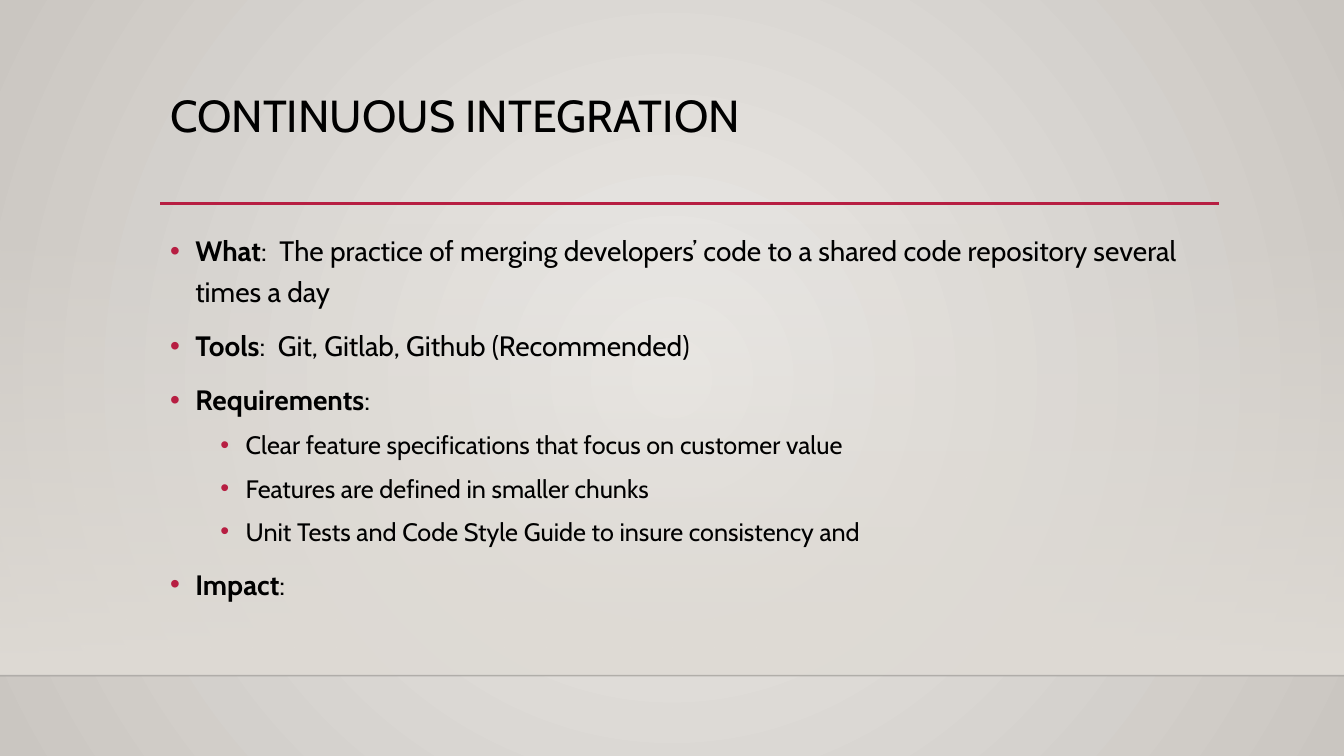
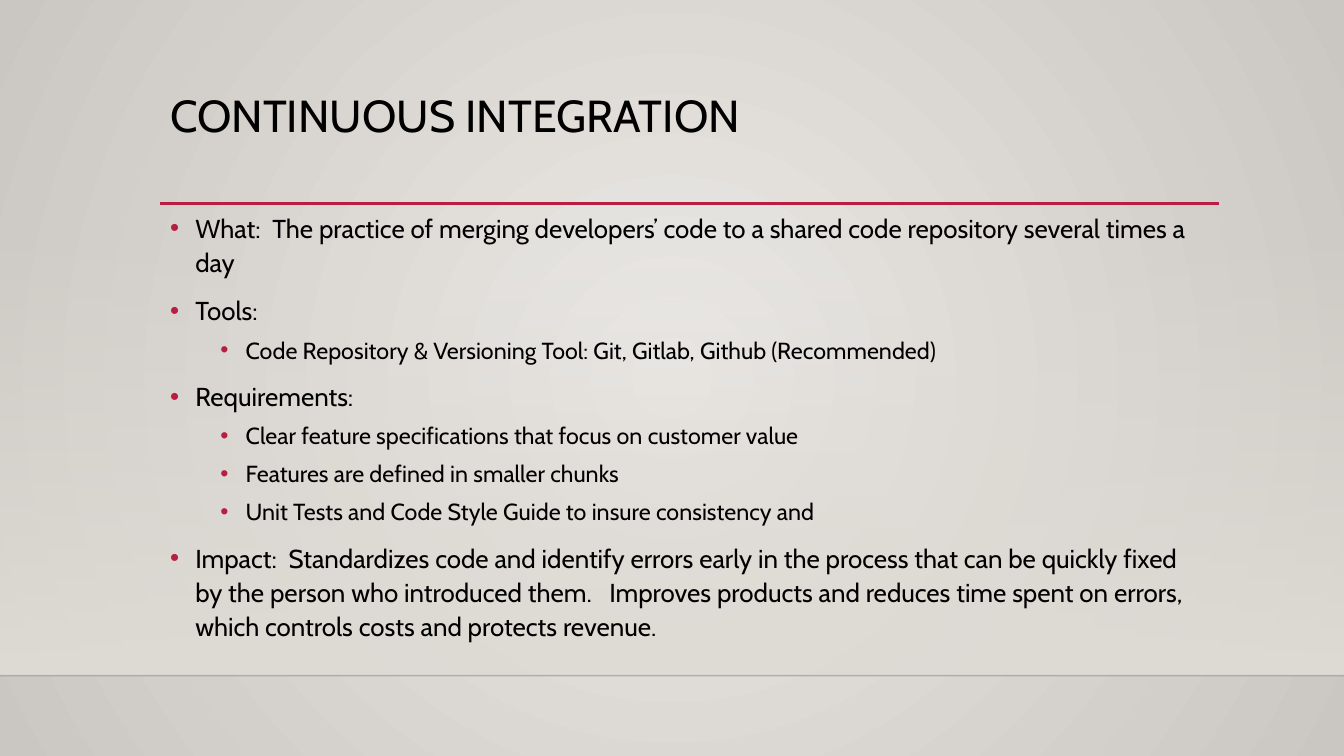
Before and after one commit to acholonu/udacity_cicd_project3, a slide deck: slide 4 of CICD_proposal.pptx. Drawn at 1344x756 pixels with LibreOffice and Linux fonts; fonts in the diff are those of the drawing; background and template pictures are left out. Boxes give left, top, right and bottom in pixels: in the first picture for what was removed or moved away, otherwise in the second. Text is boxed around its words. In the diff, an @@ line names an element or a change of style, - is before the commit and + after.

```diff
--- a/CICD_proposal.pptx
+++ b/CICD_proposal.pptx
@@ text "What: The practice of merging ...": place and size @@
-text "What: The practice of merging ..." at box(195, 240, 1176, 601)
+text "What: The practice of merging ..." at box(195, 218, 1185, 641)
@@ text at box(195, 218, 1185, 526): size 20 to 18.5 pt in "What: The practice of merging developers’ code ...", "Requirements:"; bold off in "What:", "Requirements:"; size 18 to 16.6 pt in "Clear feature specifications that focus on customer ...", "Features are defined in smaller chunks", "Unit Tests and Code Style Guide to ..."; line spacing 1.2 to 1.1 @@
@@ text at box(195, 300, 935, 365): text changed; size 20 to 16.6 pt @@
-• Tools: Git, Gitlab, Github (Recommended)
+• Tools:
+  • Code Repository & Versioning Tool: Git, Gitlab, Github (Recommended)
@@ text at box(195, 548, 1182, 641): text changed; size 20 to 18.5 pt; bold off @@
-• Impact:
+• Impact: Standardizes code and identify errors early in the process that can be quickly fixed by the person who introduced them. Improves products and reduces time spent on errors, which controls costs and protects revenue.
```
Also in this commit, not shown: 4 other slides changed, 3 other files.
